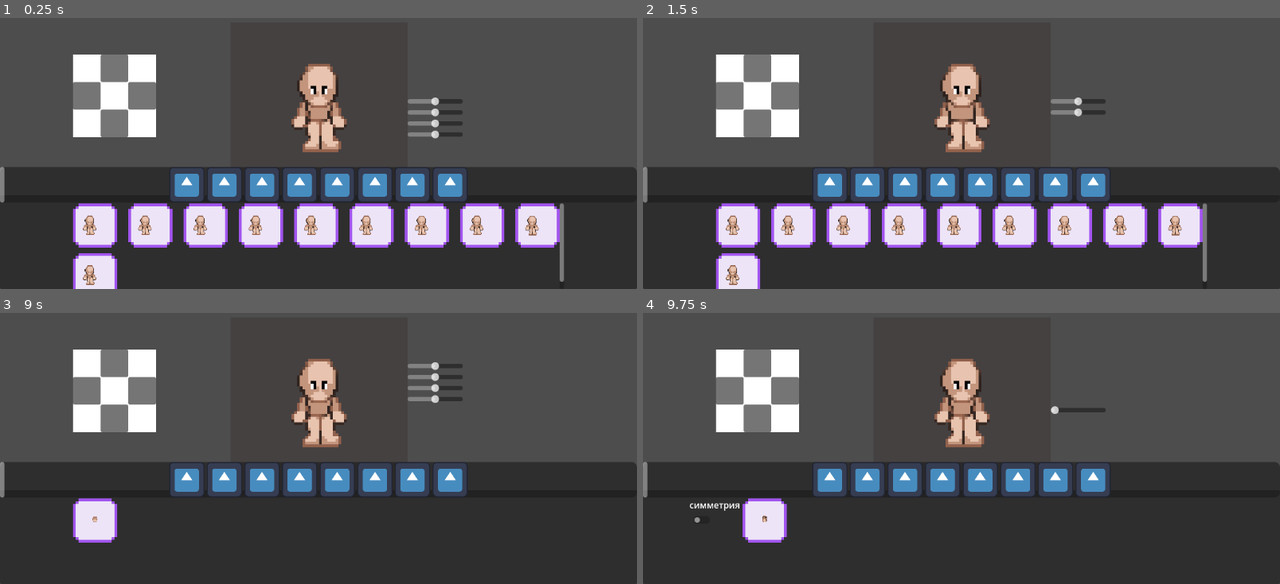
Above: before the commit, frames 1-4 (two rows, left to right).
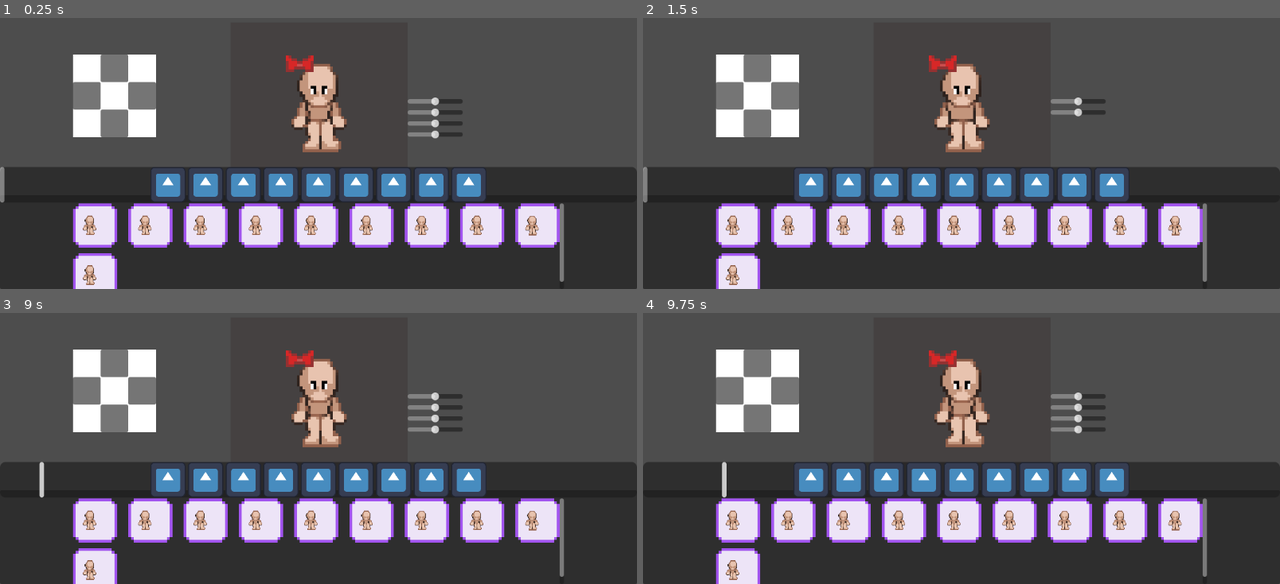
Above: after the commit, the same moments.

Repository: p1petto/CharacterMakerNew
Game: Godot game, scene res://Scenes/maker.tscn
Two runs of this game, one before a commit and one after it. Both use one fixed random seed, a clock stepped at 60 frames per second and the inputs below. The engine's default icon, where the game draws it, is replaced by a stand-in: a white triangle on a blue panel in a dark square.
Inputs (mouse positions are in pixels of both pictures, inside the frame that each line leads up to; where the layout moved, square brackets give the same spot in the first picture):
- Up to frame 1 (0.25 s): no input
- Up to frame 2 (1.5 s): click (738, 226) at 0.5 s; click (795, 226) at 1.27 s
- Up to frame 3 (9 s): click (203, 521) at 2.02 s; click (261, 521) at 2.77 s; click (318, 521) at 3.52 s; click (369, 521) at 4.27 s; click (426, 521) at 5.02 s; click (484, 521) at 5.77 s; click (535, 521) at 6.52 s; click (95, 570) at 7.27 s; click (165, 481) [184, 481] at 8 s; click (222, 481) at 8.77 s
- Up to frame 4 (9.75 s): click (904, 481) at 9.52 s

The runs differ from the first frame. In frame 1, 4.3% of the frame differs, in the area x 23-77%, y 13-68%; in frame 2, 4.3%; in frame 3, 15%; in frame 4, 16%, in the area x 0-89%, y 13-100%.

Commit message:
added: класс и ресурс аксессуаров

Diff:
--- /dev/null
+++ b/Global.gd
@@ -0,0 +1,12 @@
+extends Node
+
+var current_dir = "down"
+
+# Called when the node enters the scene tree for the first time.
+func _ready() -> void:
+	pass # Replace with function body.
+
+
+# Called every frame. 'delta' is the elapsed time since the previous frame.
+func _process(delta: float) -> void:
+	pass
--- /dev/null
+++ b/Resources/Accessories/Bow/Bow.tres
@@ -0,0 +1,15 @@
+[gd_resource type="Resource" script_class="Accessorie" load_steps=3 format=3 uid="uid://cus7ywgrjt6mb"]
+
+[ext_resource type="Script" path="res://Scripts/Accessories/resource_accessorie.gd" id="1_2a1x7"]
+[ext_resource type="Texture2D" uid="uid://bo2x0ciffvb2f" path="res://Assets/Character/accessories/bow/bow.png" id="1_l2h40"]
+
+[resource]
+script = ExtResource("1_2a1x7")
+down_texture = ExtResource("1_l2h40")
+top_texture = ExtResource("1_l2h40")
+right_texture = ExtResource("1_l2h40")
+left_texture = ExtResource("1_l2h40")
+start_down_position = Vector2(0, 0)
+start_top_position = Vector2(0, 0)
+start_right_position = Vector2(0, 0)
+start_left_position = Vector2(0, 0)
--- /dev/null
+++ b/Scenes/accessorie.tscn
@@ -0,0 +1,10 @@
+[gd_scene load_steps=4 format=3 uid="uid://dkx36rbim5llp"]
+
+[ext_resource type="Texture2D" uid="uid://bo2x0ciffvb2f" path="res://Assets/Character/accessories/bow/bow.png" id="1_ushvf"]
+[ext_resource type="Script" path="res://Scripts/Accessories/Accessorie.gd" id="2_kk21r"]
+[ext_resource type="Resource" uid="uid://cus7ywgrjt6mb" path="res://Resources/Accessories/Bow/Bow.tres" id="3_dyt73"]
+
+[node name="Accessorie" type="Sprite2D"]
+texture = ExtResource("1_ushvf")
+script = ExtResource("2_kk21r")
+accessorie = ExtResource("3_dyt73")
--- a/Scenes/dynamic_part.tscn
+++ b/Scenes/dynamic_part.tscn
@@ -1,7 +1,8 @@
-[gd_scene load_steps=4 format=3 uid="uid://dy613l8j7trug"]
+[gd_scene load_steps=5 format=3 uid="uid://dy613l8j7trug"]
 
 [ext_resource type="Script" path="res://Scripts/DynamicParts/dynamic_part.gd" id="1_aptrw"]
 [ext_resource type="Texture2D" uid="uid://b6c2oobtn80w5" path="res://idle-Sheet2.png" id="3_8aldy"]
+[ext_resource type="PackedScene" uid="uid://dkx36rbim5llp" path="res://Scenes/accessorie.tscn" id="3_oqj0g"]
 
 [sub_resource type="Gradient" id="Gradient_1pucr"]
 interpolation_mode = 2
@@ -77,3 +78,9 @@
 width = 1.0
 default_color = Color(0.215686, 0.156863, 0.133333, 1)
 gradient = SubResource("Gradient_1pucr")
+
+[node name="Accessories" type="Container" parent="."]
+offset_right = 64.0
+offset_bottom = 64.0
+
+[node name="Accessorie" parent="Accessories" instance=ExtResource("3_oqj0g")]
--- a/Scenes/maker.tscn
+++ b/Scenes/maker.tscn
@@ -20,6 +20,8 @@
 [ext_resource type="Resource" uid="uid://danlbkb3wqnt4" path="res://Resources/CatalogItems/StaticElement/Eyes/Eye1/LeftEye/LeftEye.tres" id="14_7nups"]
 [ext_resource type="Script" path="res://Scripts/StaticElements/resource_static_element.gd" id="15_1qk7a"]
 [ext_resource type="Resource" uid="uid://xb00p14w71s4" path="res://Resources/CatalogItems/StaticElement/Eyes/Eye1/RightEye/RightEye.tres" id="17_nc5m7"]
+[ext_resource type="Resource" uid="uid://cus7ywgrjt6mb" path="res://Resources/Accessories/Bow/Bow.tres" id="20_6fo20"]
+[ext_resource type="Texture2D" uid="uid://bo2x0ciffvb2f" path="res://Assets/Character/accessories/bow/bow.png" id="21_ulphu"]
 
 [sub_resource type="ViewportTexture" id="ViewportTexture_1urqw"]
 viewport_path = NodePath("SubViewportContainer/SubViewport")
@@ -61,6 +63,13 @@
 item_class = "RightEye"
 static_element = SubResource("Resource_87sjp")
 
+[sub_resource type="Resource" id="Resource_ifg1v"]
+script = ExtResource("5_sbt4v")
+item_type = "Accessories"
+item_class = "Accessories"
+icon = ExtResource("21_ulphu")
+accessorie = ExtResource("20_6fo20")
+
 [node name="Maker" type="Node2D"]
 texture_filter = 1
 script = ExtResource("1_wror2")
@@ -233,6 +242,11 @@
 catalog_items = Array[ExtResource("5_sbt4v")]([SubResource("Resource_67v72"), ExtResource("17_nc5m7")])
 linked_symmetrical_element = NodePath("../LeftEye")
 
+[node name="Accessories" parent="UI/Catalog/CatalogContainer" instance=ExtResource("4_kavcm")]
+visible = false
+layout_mode = 2
+catalog_items = Array[ExtResource("5_sbt4v")]([SubResource("Resource_ifg1v")])
+
 [node name="ButtonsScrollContainer" type="HScrollBar" parent="UI/Catalog"]
 custom_minimum_size = Vector2(0, 64.295)
 layout_mode = 2
--- /dev/null
+++ b/Scripts/Accessories/Accessorie.gd
@@ -0,0 +1,35 @@
+extends Sprite2D
+
+@export var accessorie: Accessorie
+
+var cur_down_position: Vector2
+var cur_top_position: Vector2
+var cur_right_position: Vector2
+var cur_left_position: Vector2
+
+# Called when the node enters the scene tree for the first time.
+func _ready() -> void:
+	position = accessorie.start_down_position
+	cur_down_position = accessorie.start_down_position
+	cur_top_position = accessorie.start_top_position
+	cur_right_position = accessorie.start_right_position
+	cur_left_position = accessorie.start_left_position
+
+# Called every frame. 'delta' is the elapsed time since the previous frame.
+func _process(delta: float) -> void:
+	pass
+
+func change_direction(dir: String) -> void:
+	match dir:
+		"down":
+			texture = accessorie.down_texture
+			position = cur_down_position
+		"top":
+			texture = accessorie.top_texture
+			position = cur_top_position
+		"right":
+			texture = accessorie.right_texture
+			position = cur_right_position
+		"left":
+			texture = accessorie.left_texture
+			position = cur_left_position
--- /dev/null
+++ b/Scripts/Accessories/resource_accessorie.gd
@@ -0,0 +1,13 @@
+extends Resource
+
+class_name Accessorie
+
+@export var down_texture: CompressedTexture2D
+@export var top_texture: CompressedTexture2D
+@export var right_texture: CompressedTexture2D
+@export var left_texture: CompressedTexture2D
+
+@export var start_down_position: Vector2
+@export var start_top_position: Vector2
+@export var start_right_position: Vector2
+@export var start_left_position: Vector2
--- a/Scripts/CatalogItemResource.gd
+++ b/Scripts/CatalogItemResource.gd
@@ -2,16 +2,17 @@
 
 class_name CatalogItem
 
-@export_enum("Dynamic", "Conditionally_dynamic", "Static")
+@export_enum("Dynamic", "Conditionally_dynamic", "Static", "Accessories")
 var item_type: String = "Static"
 
-@export_enum("Body", "Head", "LeftLeg", "RightLeg", "LeftArm", "RightArm", "LeftEye", "RightEye")
+@export_enum("Body", "Head", "LeftLeg", "RightLeg", "LeftArm", "RightArm", "LeftEye", "RightEye", "Accessories")
 var item_class: String = "Body"
 
 @export var icon: CompressedTexture2D
 @export var dynamic_part: DynamicBodyPart
 @export var conditionally_dynamic_part: ConditionallyDynamic
 @export var static_element: Static
+@export var accessorie: Accessorie
 
 # Called when the node enters the scene tree for the first time.
 func _ready() -> void:
--- a/Scripts/DynamicParts/dynamic_part.gd
+++ b/Scripts/DynamicParts/dynamic_part.gd
@@ -26,7 +26,8 @@
 
 func get_target_container_slider():
 	var character_part = get_name()
-	var cur_dir = character.cur_dir
+	#var cur_dir = character.cur_dir
+	var cur_dir = Global.current_dir
 	var axis
 	if cur_dir == "top" or cur_dir == "down":
 		axis = "_vertical"
--- a/Scripts/UI/catalog_list.gd
+++ b/Scripts/UI/catalog_list.gd
@@ -9,8 +9,6 @@
 
 @export var linked_symmetrical_element: CustomTab
 
-#
-#signal part_changed
 signal change_sliders
 
 func _ready() -> void:
@@ -32,64 +30,70 @@
 	print("Pressed catalog slot index: ", slot_index)
 	var item_class = catalog_items[slot_index].item_class
 	var item_type = catalog_items[slot_index].item_type
-	var current_node
 
-	if item_type == "Dynamic":
-		var part = catalog_items[slot_index].dynamic_part
-		current_node = character.get_node(item_class)
-		current_node.dynamic_part = part
-		# Emit signal first
-		change_sliders.emit(item_class)
-		# Wait for two frames to ensure sliders are updated
-		await get_tree().process_frame
-		await get_tree().process_frame
-		# Now setup the polygon
-		current_node.setup_polygon(character.cur_dir)
+	match item_type:
+		"Dynamic":
+			_handle_dynamic_item(slot_index, item_class)
+		"Conditionally_dynamic":
+			_handle_conditionally_dynamic_item(slot_index, item_class)
+		"Static":
+			_handle_static_item(slot_index, item_class)
+		"Accessories":
+			_handle_accessories_item(slot_index, item_class)
 
-	elif item_type == "Conditionally_dynamic":
-		var part = catalog_items[slot_index].conditionally_dynamic_part
-		current_node = character.get_node(item_class)
-		current_node.conditionally_dynamic = part
-		# Emit signal first
-		change_sliders.emit(item_class)
-		# Wait for two frames to ensure sliders are updated
-		await get_tree().process_frame
-		await get_tree().process_frame
-		# Now change thickness
-		current_node.change_thickness(1)
+func _handle_dynamic_item(slot_index, item_class):
+	var part = catalog_items[slot_index].dynamic_part
+	var current_node = character.get_node(item_class)
+	current_node.dynamic_part = part
+	change_sliders.emit(item_class)
+	await get_tree().process_frame
+	await get_tree().process_frame
+	current_node.setup_polygon(Global.current_dir)
 
-		if current_node.is_symmetrical:
-			var linked_part = linked_symmetrical_element.catalog_items[slot_index].conditionally_dynamic_part
-			current_node.linked_symmetrical_element.conditionally_dynamic = linked_part
-			current_node.linked_symmetrical_element.change_thickness(1)
+func _handle_conditionally_dynamic_item(slot_index, item_class):
+	var part = catalog_items[slot_index].conditionally_dynamic_part
+	var current_node = character.get_node(item_class)
+	current_node.conditionally_dynamic = part
+	change_sliders.emit(item_class)
+	await get_tree().process_frame
+	await get_tree().process_frame
+	current_node.change_thickness(1)
 
-	elif item_type == "Static":
-		var part = catalog_items[slot_index].static_element
-		current_node = character.get_node(part.target_part)
-		current_node = current_node.get_node("Polygon2D")
-		current_node = current_node.get_node(item_class)
+	if current_node.is_symmetrical:
+		var linked_part = linked_symmetrical_element.catalog_items[slot_index].conditionally_dynamic_part
+		current_node.linked_symmetrical_element.conditionally_dynamic = linked_part
+		current_node.linked_symmetrical_element.change_thickness(1)
 
-		# Назначаем ресурс и устанавливаем стартовую позицию
-		current_node.static_resource = catalog_items[slot_index].static_element
-		current_node.position = current_node.static_resource.start_position
-		current_node.static_resource.cur_position = current_node.static_resource.start_position
+func _handle_static_item(slot_index, item_class):
+	var part = catalog_items[slot_index].static_element
+	var current_node = character.get_node(part.target_part)
+	current_node = current_node.get_node("Polygon2D").get_node(item_class)
 
-		current_node.change_direction(character.cur_dir)
+	current_node.static_resource = catalog_items[slot_index].static_element
+	current_node.position = current_node.static_resource.start_position
+	current_node.static_resource.cur_position = current_node.static_resource.start_position
+	current_node.change_direction(Global.current_dir)
 
-		if linked_symmetrical_element:
-			var check_button = get_node("VBoxContainer/CustomCheckButton/CheckButton")
-			var is_symmetrical = check_button.button_pressed
-			if is_symmetrical:
-				var linked_part = linked_symmetrical_element.catalog_items[slot_index].static_element
-				var linked_item_class = linked_symmetrical_element.catalog_items[slot_index].item_class
+	if linked_symmetrical_element:
+		var check_button = get_node("VBoxContainer/CustomCheckButton/CheckButton")
+		if check_button.button_pressed:
+			var linked_part = linked_symmetrical_element.catalog_items[slot_index].static_element
+			var linked_item_class = linked_symmetrical_element.catalog_items[slot_index].item_class
+			var linked_node = character.get_node(part.target_part)
+			linked_node = linked_node.get_node("Polygon2D").get_node(linked_item_class)
+			linked_node.static_resource = linked_part
+			linked_node.position = linked_node.static_resource.start_position
+			linked_node.static_resource.cur_position = linked_node.static_resource.start_position
+			linked_node.change_direction(Global.current_dir)
 
-				var linked_node = character.get_node(part.target_part)
-				linked_node = linked_node.get_node("Polygon2D")
-				linked_node = linked_node.get_node(linked_item_class)
+func _handle_accessories_item(slot_index, item_class):
+	var part = catalog_items[slot_index].accessorie
+	var current_node = character.get_node("Head/Accessories")
 
-				# Назначаем ресурс и устанавливаем стартовую позицию для симметричного элемента
-				linked_node.static_resource = linked_part
-				linked_node.position = linked_node.static_resource.start_position
-				linked_node.static_resource.cur_position = linked_node.static_resource.start_position
+	var accessory_scene = preload("res://Scenes/accessorie.tscn")
+	var accessory_instance = accessory_scene.instantiate()
 
-				linked_node.change_direction(character.cur_dir)
+	var accessory_number = current_node.get_child_count()
+	accessory_instance.name = "Accessorie" + str(accessory_number)
+
+	current_node.add_child(accessory_instance)
--- a/Scripts/UI/sliders.gd
+++ b/Scripts/UI/sliders.gd
@@ -25,7 +25,7 @@
 func _on_tab_changed() -> void:
 	var direction = "down"
 	if character:
-		direction = character.cur_dir
+		direction = Global.current_dir
 	update_containers_visibility(direction)
 
 func _on_direction_changed(dir):
@@ -49,7 +49,7 @@
 
 func _on_value_slider_changed(val, m, character_part_name, axis):
 	var character_part = character.get_node(character_part_name)
-	var cur_dir = character.cur_dir
+	var cur_dir = Global.current_dir
 	if character_part.is_in_group("Dynamic"):
 
 		if cur_dir == "down":
--- a/Scripts/character.gd
+++ b/Scripts/character.gd
@@ -29,6 +29,7 @@
 func _on_direction_changed(dir):
 	if cur_dir != dir:
 		cur_dir = dir
+		Global.current_dir = dir
 		print ("current direction = ", cur_dir)
 		change_dir_for_parts()
 		direction_change_sliders.emit(cur_dir)
--- a/project.godot
+++ b/project.godot
@@ -14,6 +14,10 @@
 run/main_scene="res://Scenes/maker.tscn"
 config/features=PackedStringArray("4.3", "GL Compatibility")
 config/icon="res://icon.svg"
+
+[autoload]
+
+Global="*res://Global.gd"
 
 [display]
 
Binary file added: Assets/Character/accessories/bow/bow.png
Not shown, added: Assets/Character/accessories/bow/bow.png.import
Not shown: 1 places in Scenes/maker.tscn that only renumber resources
